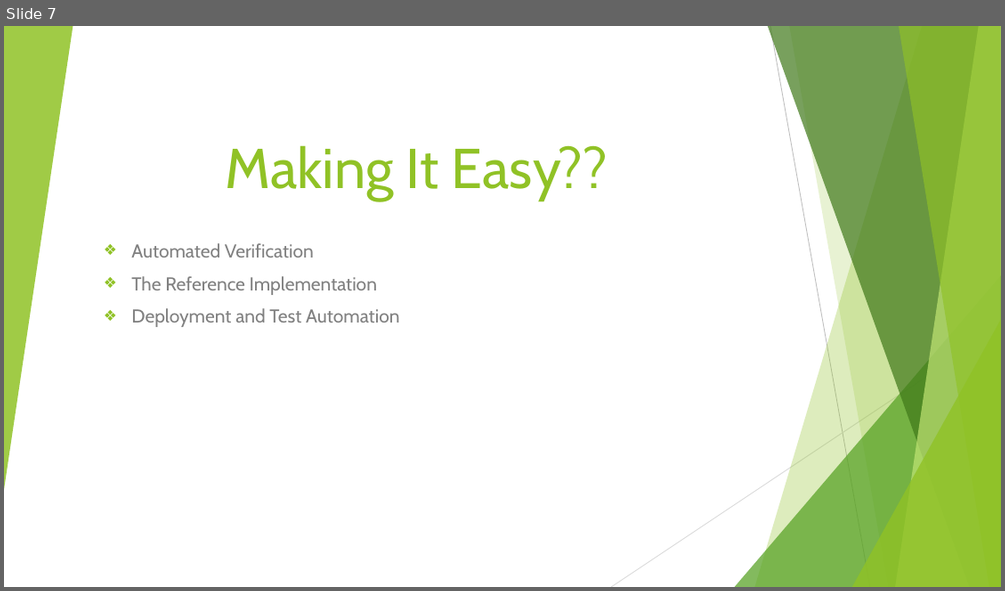
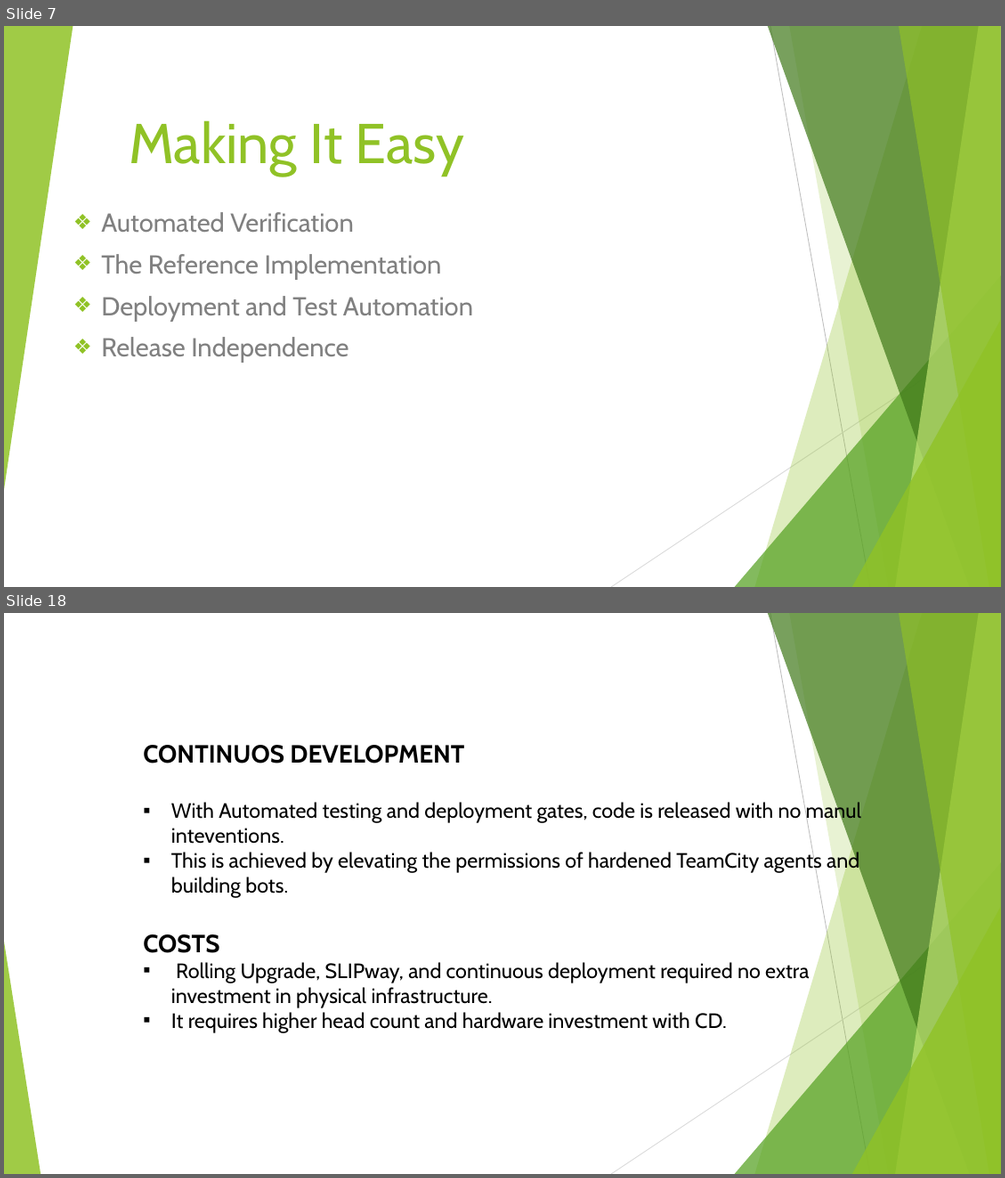
Before and after one commit to BMTechno/Advanced-Software-Engineering-LAB, a slide deck: ase ppt JOURNAL12.pptx. Shown one above the other, each under a label of ours: slide 7 before the commit, slides 7 and 18 after it; the slides between them are not shown. The pictures are 1005x591 and 1005x1178 pixels, drawn with LibreOffice and Linux fonts; fonts in the diff are those of the drawing. Boxes give left, top, right and bottom in pixels: in the first picture for what was removed or moved away, otherwise in the second. Text is boxed around its words. In the diff, an @@ line names an element or a change of style, - is before the commit and + after.

```diff
--- a/ase ppt JOURNAL12.pptx
+++ b/ase ppt JOURNAL12.pptx
@@ slide 18 added at (x1=4, y1=613, x2=1001, y2=1174), background #FFFFFF; not listed: 9 template elements that a slide beside it also shows @@
@@ text added at (x1=143, y1=745, x2=862, y2=1033), 20 pt, text #000000 @@
+CONTINUOS DEVELOPMENT
+▪ With Automated testing and deployment gates, code is released with no manul inteventions.
+▪ This is achieved by elevating the permissions of hardened TeamCity agents and building bots.
+COSTS
+▪ Rolling Upgrade, SLIPway, and continuous deployment required no extra investment in physical infrastructure.
+▪ It requires higher head count and hardware investment with CD.
@@ triangle added at (x1=4, y1=941, x2=40, y2=1174), fill #90C226 at 85% opacity @@
@@ slide 7 changed as well @@
@@ title at (x1=129, y1=120, x2=464, y2=176): text changed @@
-Making It Easy??
+Making It Easy
@@ subtitle "Automated Verification" moved from (x1=131, y1=243, x2=399, y2=327) to (x1=101, y1=212, x2=473, y2=362) @@
@@ subtitle at (x1=101, y1=212, x2=473, y2=321): size 18 to 25 pt in "Automated Verification", "The Reference Implementation", "Deployment and Test Automation" @@
@@ subtitle at (x1=101, y1=337, x2=348, y2=362): paragraph added @@
+❖ Release Independence
```
Also in this commit, not shown: 3 other slides changed, 11 other slides added, 1 slide removed.
